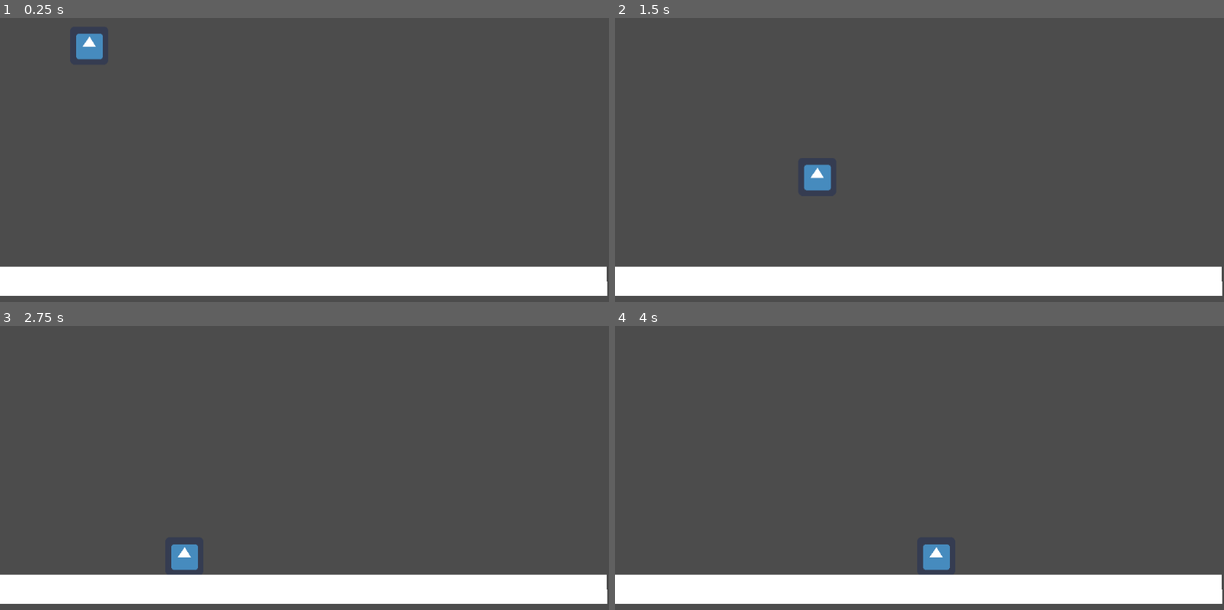
Above: before the commit, frames 1-4 (two rows, left to right).
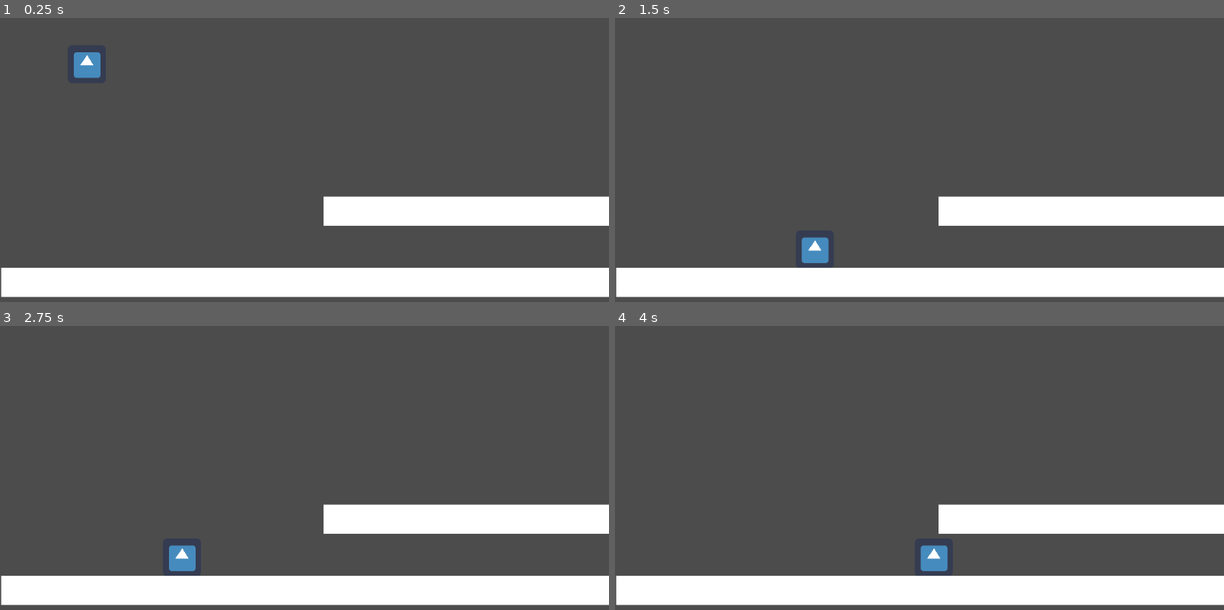
Above: after the commit, the same moments.

Repository: rtauziac/ggj23
Game: Godot game, scene res://root.tscn
Same seed, same stepped clock (60 frames per second), same inputs: the game is played once before the commit and once after it. The engine's default icon, where the game draws it, is replaced by a stand-in: a white triangle on a blue panel in a dark square.
Inputs:
- Up to frame 1 (0.25 s): no input
- Up to frame 2 (1.5 s): hold Z (jump, bound only after the commit) 0.53-1.28 s; hold D (moveRight) from 0.53 s (still down); tap Z (jump, bound only after the commit) at 1.35 s
- Up to frame 3 (2.75 s): tap Z (jump, bound only after the commit) at 1.52, 1.82 s; release D (moveRight) at 2.03 s; hold Q (moveLeft) from 2.03 s (still down); hold Z (jump, bound only after the commit) from 2.03 s (still down)
- Up to frame 4 (4 s): release Q (moveLeft) at 2.78 s; release Z (jump, bound only after the commit) at 2.78 s; hold D (moveRight) from 2.78 s (still down); tap Z (jump, bound only after the commit) at 2.85, 3.02, 3.32 s; hold Z (jump, bound only after the commit) from 3.53 s (still down)

The runs differ from the first frame. In frame 1, 6.6% of the frame differs, in the area x 0-100%, y 5-99%; in frame 2, 6.9%, in the area x 0-100%, y 51-99%; in frame 3, 6.2%; in frame 4, 6.2%.

Commit message:
add jump WIP

Diff:
--- a/PlayerCharacter.gd
+++ b/PlayerCharacter.gd
@@ -1,13 +1,15 @@
 extends KinematicBody2D
 
-const GRAVITY = 200.0
-const WALK_SPEED = 200
+export var GRAVITY = 1200
+export var WALK_SPEED = 200
+export var JUMP_SPEED = -400
+
+var isJumping = false
 
 var velocity = Vector2()
 
 func _physics_process(delta):
-	velocity.y += delta * GRAVITY
-
+	# Lateral movement
 	if Input.is_action_pressed("moveLeft"):
 		velocity.x = -WALK_SPEED
 	elif Input.is_action_pressed("moveRight"):
@@ -15,8 +17,17 @@
 	else:
 		velocity.x = 0
 
-	# We don't need to multiply velocity by delta because "move_and_slide" already takes delta time into account.
+	#Jump
+	if Input.is_action_pressed("jump") && is_on_floor():
+		isJumping = true
+		velocity.y = JUMP_SPEED
 
-	# The second parameter of "move_and_slide" is the normal pointing up.
-	# In the case of a 2D platformer, in Godot, upward is negative y, which translates to -1 as a normal.
+	#if isJumping and is_on_floor():
+		#isJumping = false
+
+	#Gravity
+	velocity.y += delta * GRAVITY
+
 	move_and_slide_with_snap(velocity, Vector2(0, -1))
+
+	print (is_on_floor())
--- a/project.godot
+++ b/project.godot
@@ -30,6 +30,11 @@
 "events": [ Object(InputEventKey,"resource_local_to_scene":false,"resource_name":"","device":0,"alt":false,"shift":false,"control":false,"meta":false,"command":false,"pressed":false,"scancode":81,"physical_scancode":0,"unicode":0,"echo":false,"script":null)
  ]
 }
+jump={
+"deadzone": 0.5,
+"events": [ Object(InputEventKey,"resource_local_to_scene":false,"resource_name":"","device":0,"alt":false,"shift":false,"control":false,"meta":false,"command":false,"pressed":false,"scancode":90,"physical_scancode":0,"unicode":0,"echo":false,"script":null)
+ ]
+}
 
 [physics]
 
--- a/root.tscn
+++ b/root.tscn
@@ -29,7 +29,7 @@
 [node name="Bucket" parent="KinematicBody2D" instance=ExtResource( 1 )]
 
 [node name="StaticBody2D" type="StaticBody2D" parent="."]
-position = Vector2( 508, 554 )
+position = Vector2( 518, 558 )
 __meta__ = {
 "_edit_group_": true
 }
@@ -39,3 +39,19 @@
 
 [node name="Polygon2D" type="Polygon2D" parent="StaticBody2D/CollisionShape2D"]
 polygon = PoolVector2Array( -512, -25, -512, 24, 513, 24, 512, -25 )
+
+[node name="StaticBody2D2" type="StaticBody2D" parent="."]
+position = Vector2( 1060, 438 )
+__meta__ = {
+"_edit_group_": true
+}
+
+[node name="CollisionShape2D" type="CollisionShape2D" parent="StaticBody2D2"]
+shape = SubResource( 2 )
+
+[node name="Polygon2D" type="Polygon2D" parent="StaticBody2D2/CollisionShape2D"]
+polygon = PoolVector2Array( -512, -25, -512, 24, 513, 24, 512, -25 )
+
+[node name="Camera2D" type="Camera2D" parent="."]
+position = Vector2( 516, 302 )
+current = true
